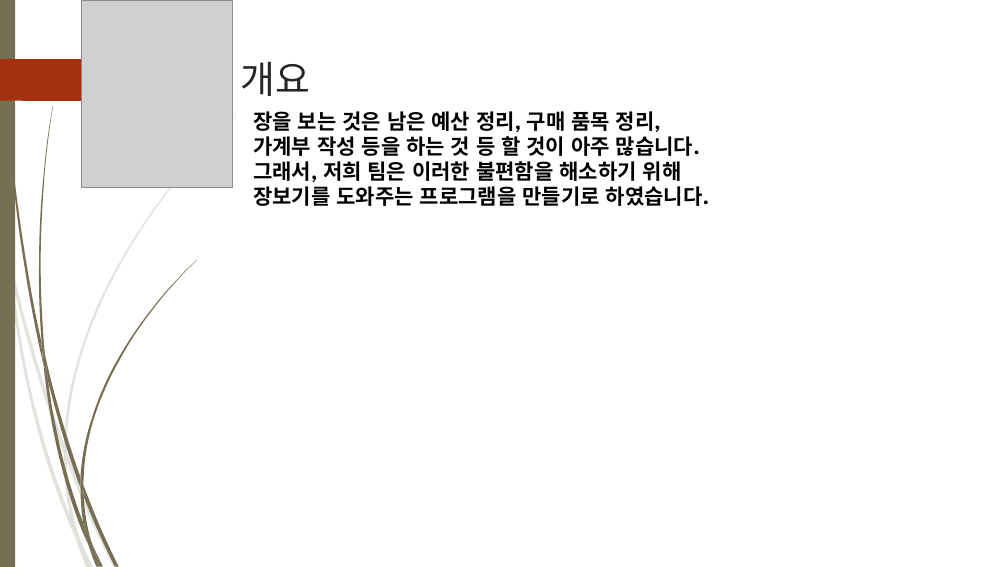
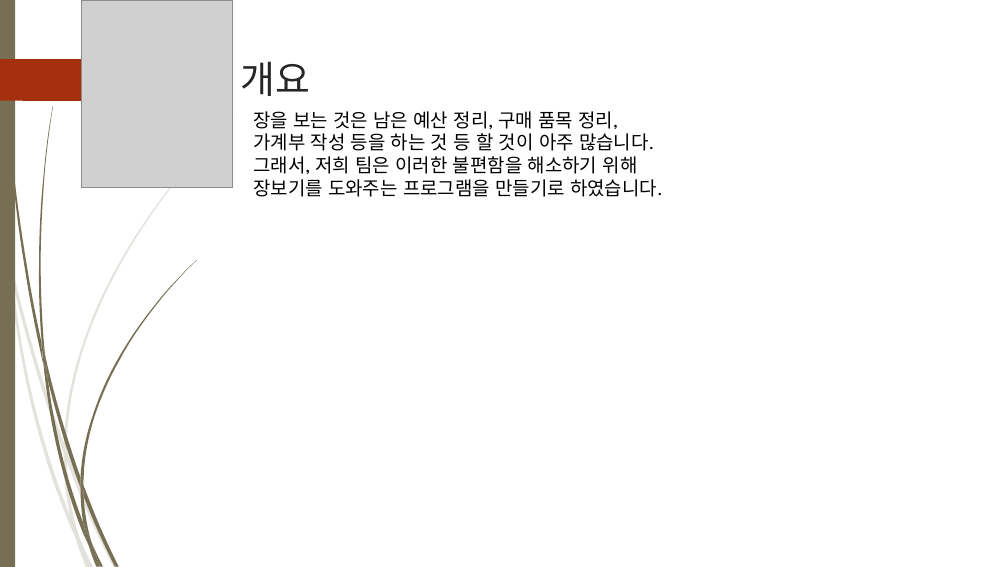
Before and after one commit to koi312500/Kaist-cyber-camp-2018, a slide deck: slide 2 of 장보기 프로그램.pptx (slide 3 before the commit). Drawn at 1008x567 pixels with LibreOffice and Linux fonts; fonts in the diff are those of the drawing; grey boxes stand for pictures; background and template pictures are left out. Boxes give left, top, right and bottom in pixels: in the first picture for what was removed or moved away, otherwise in the second. Text is boxed around its words. In the diff, an @@ line names an element or a change of style, - is before the commit and + after.

```diff
--- a/장보기 프로그램.pptx
+++ b/장보기 프로그램.pptx
@@ text "장을 보는 것은 남은 예산 ..." at (253, 111, 663, 197): size 20 to 18 pt, bold off @@
```
Also in this commit, not shown: 2 other slides changed, 3 slides added, 1 slide removed.
